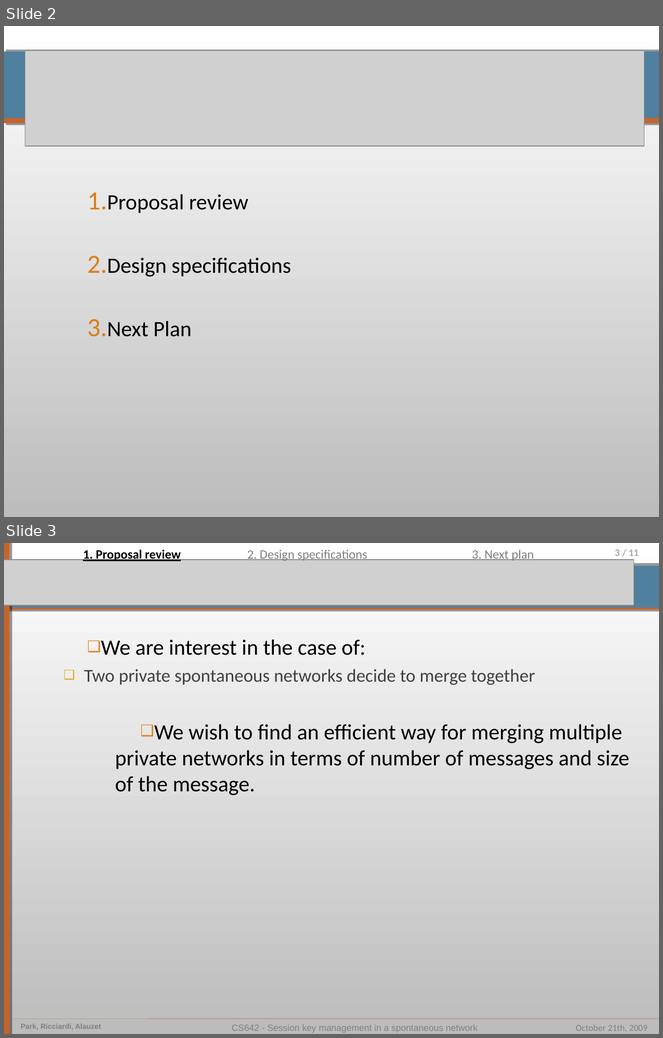
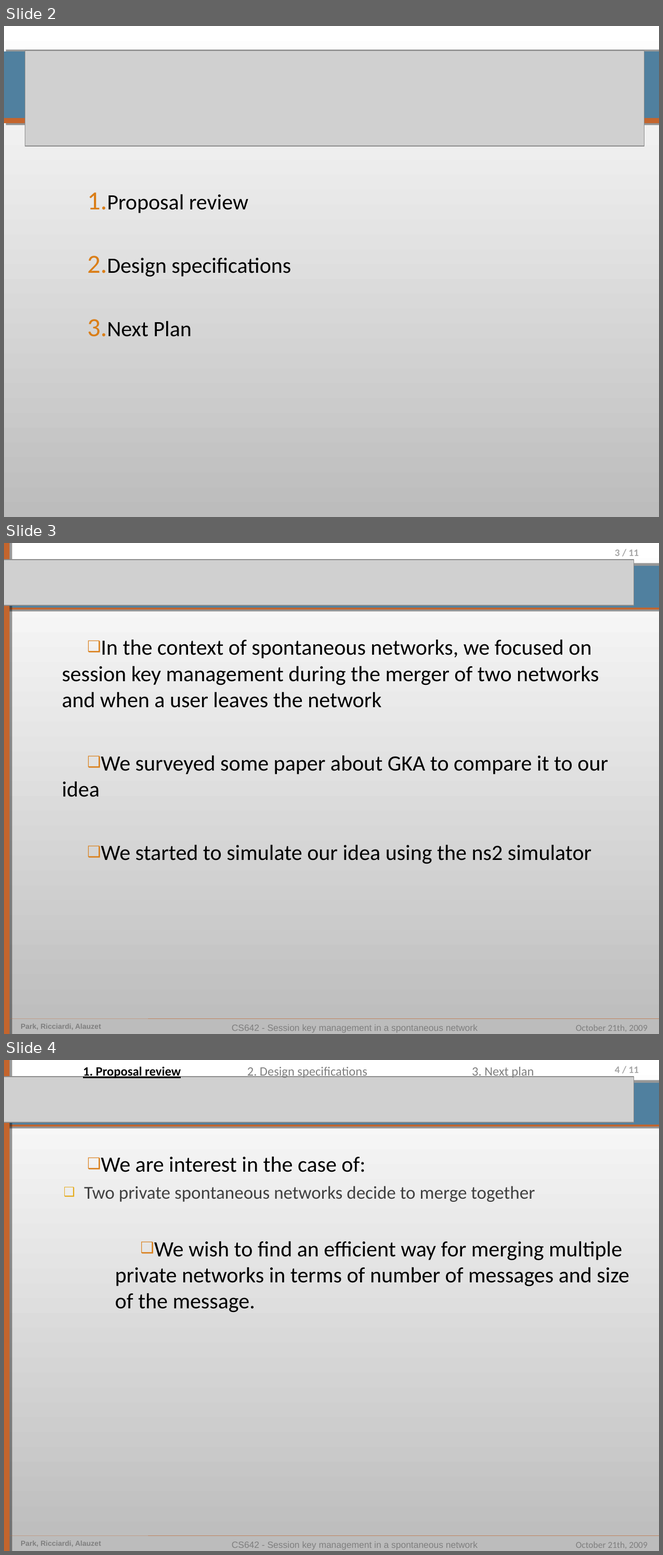
Before and after one commit to pierrealauzet/skemasnet, a slide deck: 3_design/CS462_Skemasnet_design.ppt. Shown one above the other, each under a label of ours: slides 2 and 3 before the commit, slides 2, 3 and 4 after it. The pictures are 663x1038 and 663x1555 pixels, drawn with LibreOffice and Linux fonts; fonts in the diff are those of the drawing; grey boxes stand for pictures. Boxes give left, top, right and bottom in pixels: in the first picture for what was removed or moved away, otherwise in the second. Text is boxed around its words. In the diff, an @@ line names an element or a change of style, - is before the commit and + after.

```diff
--- a/3_design/CS462_Skemasnet_design.ppt
+++ b/3_design/CS462_Skemasnet_design.ppt
@@ slide 3 added at <box>4,543,659,1034</box>, background gradient #BCBCBC to #FFFFFF; not listed: 9 template elements that a slide beside it also shows @@
@@ picture added at <box>4,560,634,605</box> @@
@@ text added at <box>62,640,608,864</box>, 24 pt, text #000000 @@
+❑ In the context of spontaneous networks, we focused on session key management during the merger of two networks and when a user leaves the network
+❑ We surveyed some paper about GKA to compare it to our idea
+❑ We started to simulate our idea using the ns2 simulator
@@ what was slide 3 is now slide 4 @@
@@ page number at <box>615,1066,639,1073</box>: text changed @@
-3 / 11
+4 / 11
```
Also in this commit, not shown: 3 slides changed, 9 other slides added, 2 slides removed, 1 other file.
